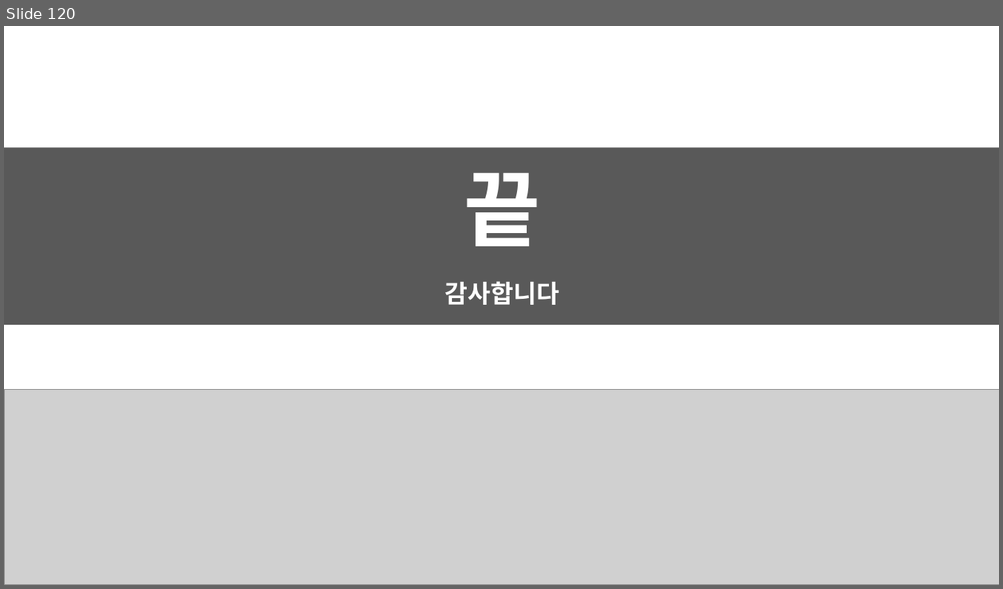
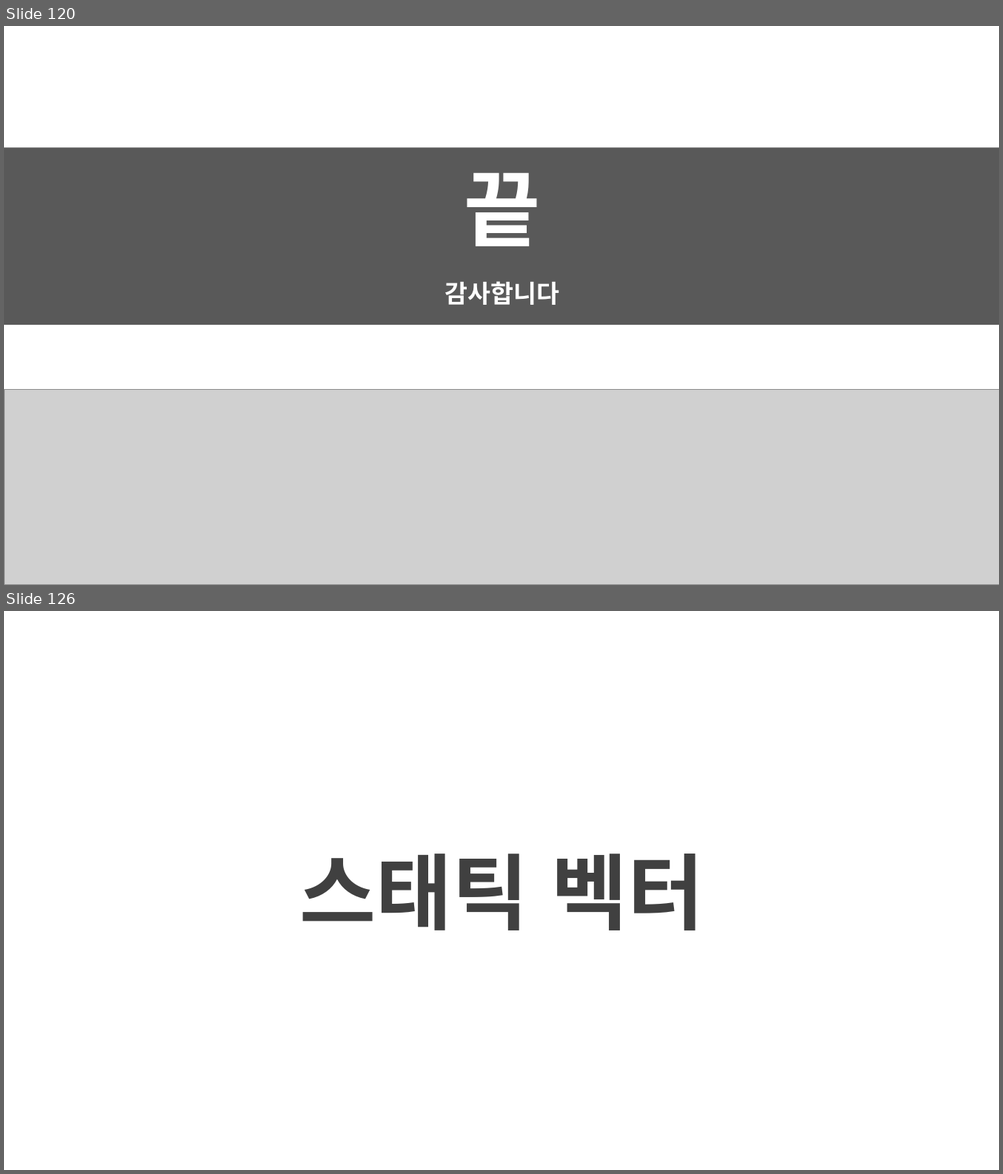
Before and after one commit to TimetoTreatment/CodeSlayer, a slide deck: CodeSlayer/CodeSlayer/_Document/3. 발표 C++.pptx. Shown one above the other, each under a label of ours: slide 120 before the commit, slides 120 and 126 after it; the slides between them are not shown. The pictures are 1003x589 and 1003x1174 pixels, drawn with LibreOffice and Linux fonts; fonts in the diff are those of the drawing; grey boxes stand for pictures. Boxes give left, top, right and bottom in pixels: in the first picture for what was removed or moved away, otherwise in the second. Text is boxed around its words. In the diff, an @@ line names an element or a change of style, - is before the commit and + after.

```diff
--- a/CodeSlayer/CodeSlayer/_Document/3. 발표 C++.pptx
+++ b/CodeSlayer/CodeSlayer/_Document/3. 발표 C++.pptx
@@ slide 126 added at (x1=4, y1=611, x2=999, y2=1170), background #FFFFFF @@
@@ text added at (x1=299, y1=854, x2=704, y2=931), 80 pt, text #404040, bold @@
+스태틱 벡터
```
Also in this commit, not shown: 4 slides changed, 5 other slides added, 3 slides removed, 12 other files.
